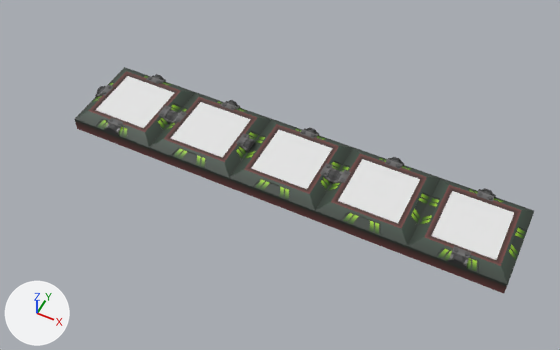
What one commit did to the FBX model TheLastEngineer/Assets/Art-2/AssetLucas/FBX/conexiones nuevas.fbx.
Camera for both pictures: a 50 mm camera at (-3.08, -15.64, 6.18) aimed at (-5.63, -10.54, -0.2). The lights are fixed; the arrows at lower left show +X, +Y and +Z. The first picture is the older version. Where no turn or scale is listed for an object, it has been applied to the vertices.

The older version as bpy lines, for what is in view:
```python
ob_modulo_001 = bpy.data.objects.new('modulo.001', me_mesh_004)
ob_modulo_001.location = (-4.5, -10.5, 0.0)
ob_modulo_002 = bpy.data.objects.new('modulo.002', me_mesh_008)
ob_modulo_002.location = (-5.5, -10.5, 0.0)
ob_modulo_003 = bpy.data.objects.new('modulo.003', me_mesh_012)
ob_modulo_003.location = (-6.5, -10.5, 0.001)
ob_modulo_004 = bpy.data.objects.new('modulo.004', me_mesh_016)
ob_modulo_004.location = (-7.5, -10.5, 0.001)
ob_vidrio = bpy.data.objects.new('vidrio', me_mesh_001)
ob_vidrio.location = (-3.5, -10.5, 0.1)
ob_vidrio_001 = bpy.data.objects.new('vidrio.001', me_mesh_005)
ob_vidrio_001.location = (-4.5, -10.5, 0.1)
ob_vidrio_002 = bpy.data.objects.new('vidrio.002', me_mesh_009)
ob_vidrio_002.location = (-5.5, -10.5, 0.1)
ob_vidrio_003 = bpy.data.objects.new('vidrio.003', me_mesh_013)
ob_vidrio_003.location = (-6.5, -10.5, 0.1)
ob_vidrio_004 = bpy.data.objects.new('vidrio.004', me_mesh_017)
ob_vidrio_004.location = (-7.5, -10.5, 0.1)
# also in view: 'modulo' at (-3.5, -10.5, 0.0)
```
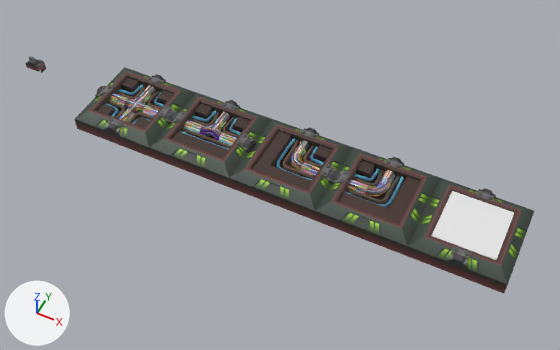
Commit message: correccion meshes conexion y nuevo modulo de fin de conexion para puertas y nodos

The change, as a list of edits to the scene's bpy script:
```text
Change me_mesh_004:
    remove me_mesh_004.from_pydata(...)  # 254 vertices, 264 faces; spans x -0.5..0.5, y -0.5..0.5, z -0.121..0.124
    add me_mesh_004.from_pydata(...)  # 264 vertices, 273 faces; spans x -0.5..0.5, y -0.5..0.5, z -0.121..0.124
    me_mesh_004 part 3
    4 vertices are removed from x -0.325..0.325, y -0.325..0.325, z -0.033
    10 faces are deleted
    8 vertices are added at x -0.325..0.325, y -0.325..0.325, z -0.033..0.083
    6 new vertices lie (0.0, 0.0, 0.116) away from vertices in x -0.325..0.181, y -0.175..0.325, z -0.033
    19 new faces join them
    me_mesh_004 part 4: 4 kept faces spanning x -0.339..0.339, y -0.339..0.339, z 0.1..0.11 get new texture (UV) coordinates
Change me_mesh_008:
    remove me_mesh_008.from_pydata(...)  # 254 vertices, 264 faces; spans x -0.5..0.5, y -0.5..0.5, z -0.121..0.124
    add me_mesh_008.from_pydata(...)  # 264 vertices, 273 faces; spans x -0.5..0.5, y -0.5..0.5, z -0.121..0.124
    me_mesh_008 part 5
    4 vertices are removed from x -0.325..0.325, y -0.325..0.325, z -0.033
    10 faces are deleted
    8 vertices are added at x -0.325..0.325, y -0.325..0.325, z -0.033..0.083
    6 new vertices lie (0.0, 0.0, 0.116) away from vertices in x -0.175..0.325, y -0.181..0.325, z -0.033
    19 new faces join them
Change me_mesh_016:
    remove me_mesh_016.from_pydata(...)  # 372 vertices, 366 faces; spans x -0.5..0.5, y -0.5..0.5, z -0.122..0.122
    add me_mesh_016.from_pydata(...)  # 400 vertices, 401 faces; spans x -0.5..0.5, y -0.5..0.5, z -0.122..0.122
    me_mesh_016 part 6
    4 vertices are removed from x -0.325..0.325, y -0.325..0.325, z -0.034
    44 faces are deleted
    20 vertices are added at x -0.489..0.489, y -0.489..0.489, z -0.034..0.085
    12 new vertices lie (0.0, 0.0, 0.115) away from vertices in x -0.325..0.325, y -0.325..0.325, z -0.034
    79 new faces join them
    me_mesh_016 part 7: 47 kept faces spanning x -0.5..0.5, y -0.5..0.5, z -0.122..0.109 get new texture (UV) coordinates
Change me_mesh_012:
    remove me_mesh_012.from_pydata(...)  # 313 vertices, 315 faces; spans x -0.5..0.5, y -0.5..0.5, z -0.122..0.122
    add me_mesh_012.from_pydata(...)  # 328 vertices, 332 faces; spans x -0.5..0.5, y -0.5..0.5, z -0.122..0.122
    me_mesh_012 part 1
    4 vertices are removed from x -0.325..0.325, y -0.325..0.325, z -0.034
    27 faces are deleted
    11 vertices are added at x -0.325..0.325, y -0.181..0.489, z -0.034..0.085
    8 new vertices lie (0.0, 0.0, 0.115) away from vertices in x -0.325..0.325, y -0.181..0.325, z -0.034
    44 new faces join them
    me_mesh_012 part 2: 48 kept faces spanning x -0.5..0.5, y -0.5..0.5, z -0.122..0.109 get new texture (UV) coordinates
Remove ob_vidrio_002:
    ob_vidrio_002 = bpy.data.objects.new('vidrio.002', me_mesh_009)
Remove ob_vidrio_001:
    ob_vidrio_001 = bpy.data.objects.new('vidrio.001', me_mesh_005)
Remove ob_vidrio_003:
    ob_vidrio_003 = bpy.data.objects.new('vidrio.003', me_mesh_013)
Remove ob_vidrio_004:
    ob_vidrio_004 = bpy.data.objects.new('vidrio.004', me_mesh_017)
Add ob_conector_puerta:
    ob_conector_puerta = bpy.data.objects.new('conector_puerta', me_mesh_016_1)  # 72 vertices, 64 faces; spans x -0.092..0.092, y -0.5..-0.367, z -0.056..0.114; in mat_m_gradiente (picture img_png_textura_gradient_jpeg)
    ob_conector_puerta.location = (-9.0, -10.0, 0.0)
```

Pixel boxes (x1, y1, x2, y2) of what changed, in the pictures (560 x 350 px):
'vidrio.001', deleted
    before: (338, 159, 420, 223)
'vidrio.002', deleted
    before: (252, 130, 332, 189)
'vidrio.003', deleted
    before: (171, 102, 251, 157)
'vidrio.004', deleted
    before: (96, 76, 174, 128)
'conector_puerta', added
    after: (26, 56, 46, 73)
part 1 of me_mesh_012, cut back
    before: (149, 98, 250, 180)
    after: (149, 98, 251, 180)
part 2 of me_mesh_012, surface changed
    both: (167, 99, 252, 161)
part 3 of me_mesh_004, cut back (brown)
    after: (338, 159, 420, 223)
part 4 of me_mesh_004, surface changed
    both: (336, 157, 422, 224)
part 5 of me_mesh_008, cut back (brown)
    after: (252, 130, 332, 189)
part 6 of me_mesh_016, cut back
    both: (81, 73, 181, 149)
part 7 of me_mesh_016, surface changed
    both: (94, 73, 178, 128)
